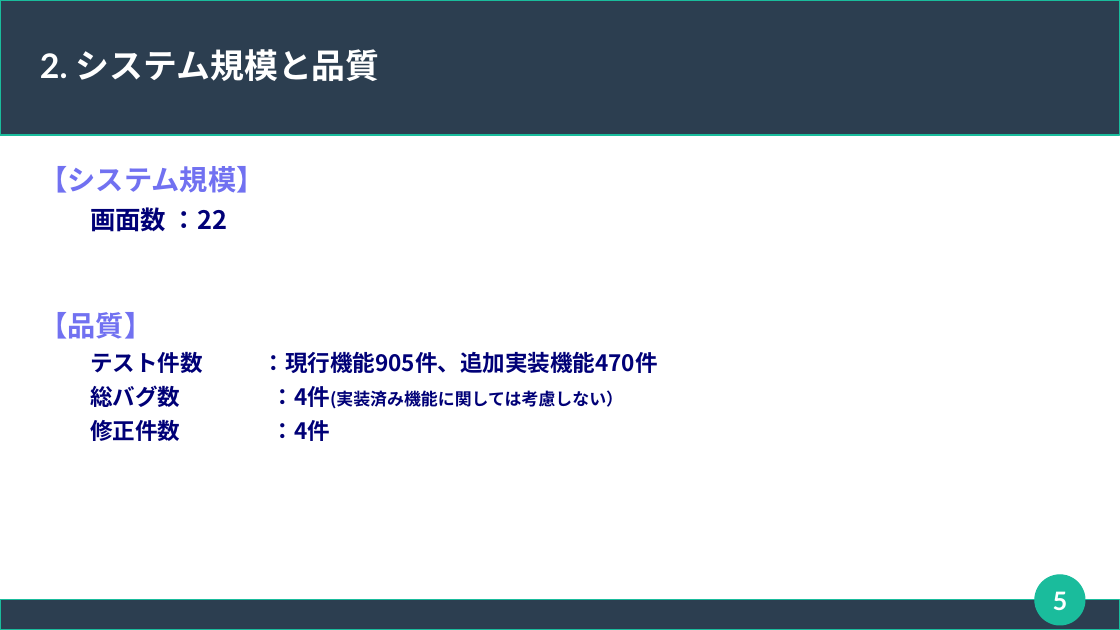
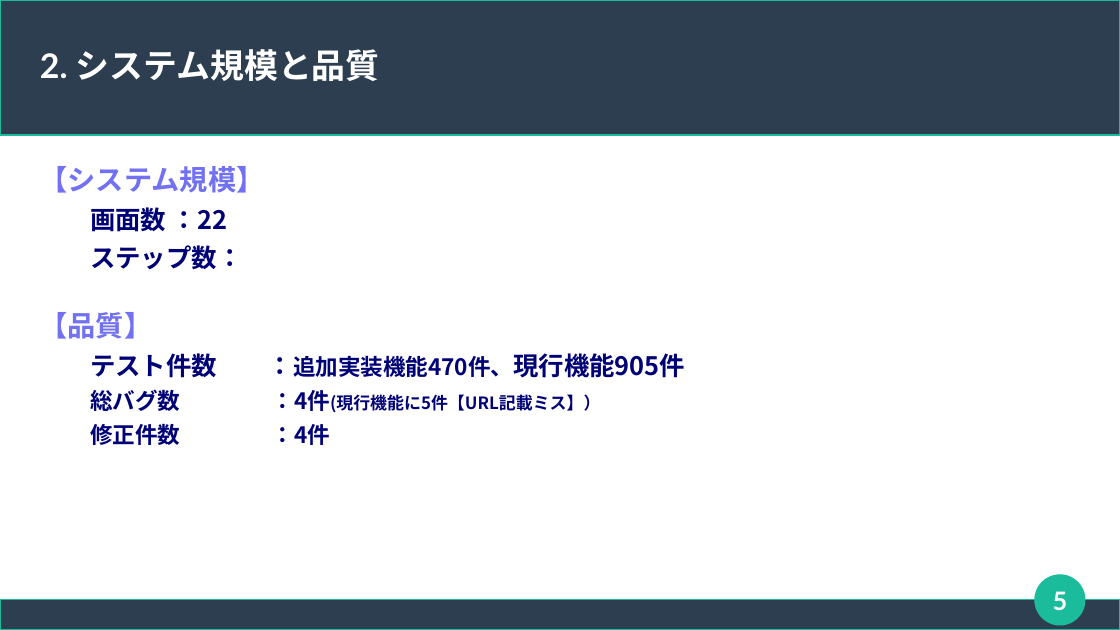
Before and after one commit to connk95/Shared-Shop, a slide deck: slide 5 of TeamUzawa_Sharing_ProjectFile/発表用スライド_チーム鵜澤.odp. Drawn at 1120x630 pixels with LibreOffice and Linux fonts; fonts in the diff are those of the drawing. Boxes give left, top, right and bottom in pixels: in the first picture for what was removed or moved away, otherwise in the second. Text is boxed around its words. In the diff, an @@ line names an element or a change of style, - is before the commit and + after.

```diff
--- a/TeamUzawa_Sharing_ProjectFile/発表用スライド_チーム鵜澤.odp
+++ b/TeamUzawa_Sharing_ProjectFile/発表用スライド_チーム鵜澤.odp
@@ text at (90,245,242,270): paragraph added @@
+ステップ数：
@@ text at (90,353,685,413): text changed @@
-テスト件数 ：現行機能905件、追加実装機能470件
-総バグ数 ：4件(実装済み機能に関しては考慮しない）
+テスト件数 ：追加実装機能470件、現行機能905件
+総バグ数 ：4件(現行機能に5件【URL記載ミス】）
```
Also in this commit, not shown: 4 other slides changed.
